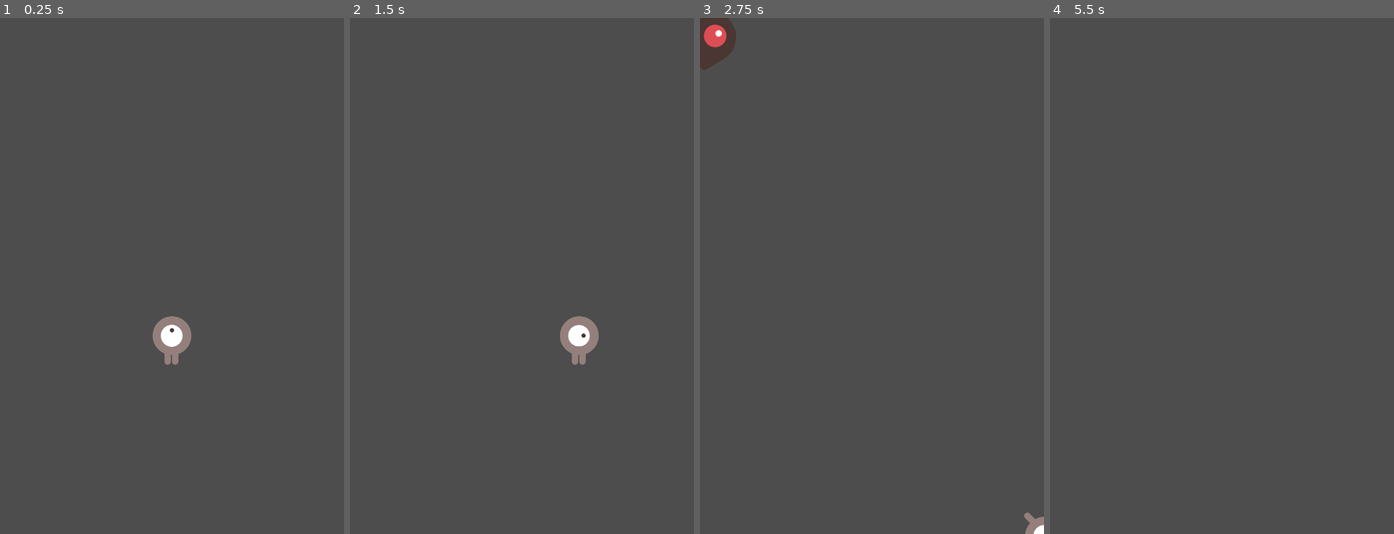
Above: before the commit, frames 1-4 (left to right).
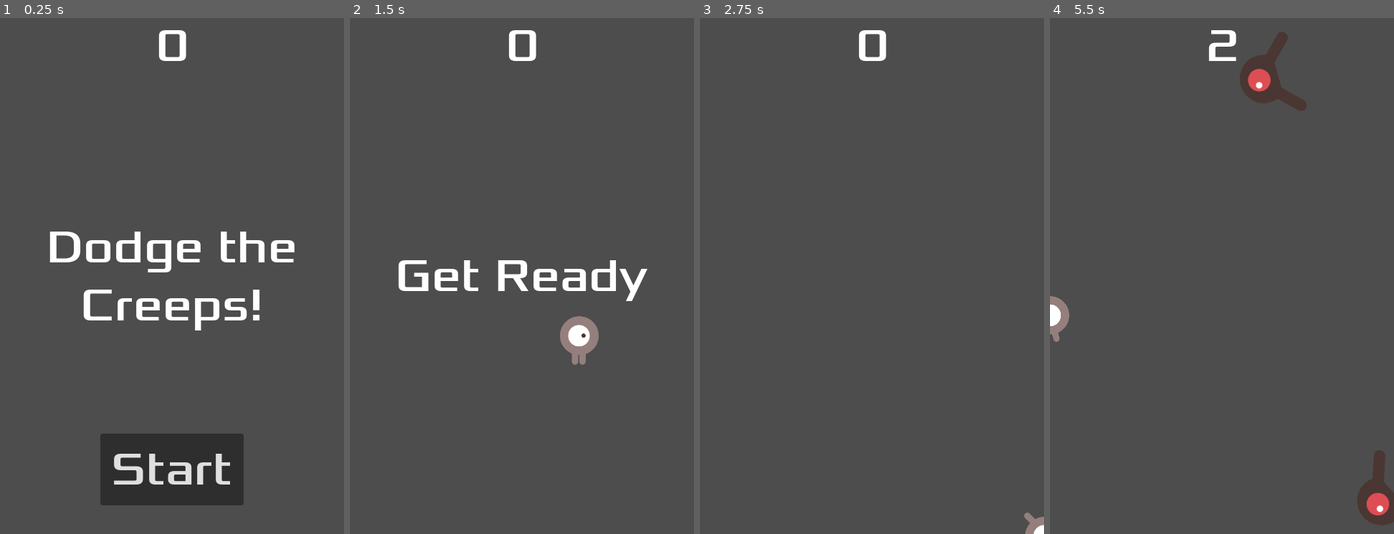
Above: after the commit, the same moments.

Repository: jeniferyu/dodge-the-creeps
Game: Godot game, scene res://main.tscn
Same seed, same stepped clock (60 frames per second), same inputs: the game is played once before the commit and once after it.
Inputs (mouse positions are in pixels of both pictures, inside the frame that each line leads up to):
- Up to frame 1 (0.25 s): no input
- Up to frame 2 (1.5 s): click (522, 472) at 0.5 s, where only the run after the commit has a clickable "Start"; tap Enter at 1.25 s; hold Right (move_right) from 1.28 s (still down)
- Up to frame 3 (2.75 s): release Right (move_right) at 2.03 s; hold Down (move_down) from 2.03 s (still down)
- Up to frame 4 (5.5 s): release Down (move_down) at 2.78 s; hold Right (move_right) 2.78-3.53 s; hold Up (move_up) 3.53-4.28 s; hold Left (move_left) from 4.28 s (still down)

The runs differ from the first frame. In frame 1, 9.7% of the frame differs, in the area x 14-86%, y 2-95%; in frame 2, 2.1%; in frame 3, 1.1%; in frame 4, 2.7%.

Commit message:
HUD scene

Diff:
--- /dev/null
+++ b/hud.gd
@@ -0,0 +1,31 @@
+extends CanvasLayer
+
+# Notifies `Main` node that the button has been pressed
+signal start_game
+
+func show_message(text):
+	$Message.text = text
+	$Message.show()
+	$MessageTimer.start()
+
+func show_game_over():
+	show_message("Game Over")
+	# Wait until the MessageTimer has counted down.
+	await $MessageTimer.timeout
+
+	$Message.text = "Dodge the Creeps!"
+	$Message.show()
+	# Make a one-shot timer and wait for it to finish.
+	await get_tree().create_timer(1.0).timeout
+	$StartButton.show()
+
+func update_score(score):
+	$ScoreLabel.text = str(score)
+
+func _on_start_button_pressed() -> void:
+	$StartButton.hide()
+	start_game.emit()
+
+
+func _on_message_timer_timeout() -> void:
+	$Message.hide()
--- /dev/null
+++ b/hud.tscn
@@ -0,0 +1,63 @@
+[gd_scene load_steps=3 format=3 uid="uid://rgtywid3ntg8"]
+
+[ext_resource type="FontFile" uid="uid://cka3brkx751jw" path="res://fonts/Xolonium-Regular.ttf" id="1_37p78"]
+[ext_resource type="Script" uid="uid://cn443pwjq8a0c" path="res://hud.gd" id="1_64ctp"]
+
+[node name="HUD" type="CanvasLayer"]
+script = ExtResource("1_64ctp")
+
+[node name="ScoreLabel" type="Label" parent="."]
+anchors_preset = 5
+anchor_left = 0.5
+anchor_right = 0.5
+offset_left = -130.5
+offset_right = 130.5
+offset_bottom = 78.0
+grow_horizontal = 2
+theme_override_fonts/font = ExtResource("1_37p78")
+theme_override_font_sizes/font_size = 64
+text = "0"
+horizontal_alignment = 1
+vertical_alignment = 1
+
+[node name="Message" type="Label" parent="."]
+anchors_preset = 8
+anchor_left = 0.5
+anchor_top = 0.5
+anchor_right = 0.5
+anchor_bottom = 0.5
+offset_left = -240.0
+offset_top = -79.5
+offset_right = 240.0
+offset_bottom = 79.5
+grow_horizontal = 2
+grow_vertical = 2
+theme_override_fonts/font = ExtResource("1_37p78")
+theme_override_font_sizes/font_size = 64
+text = "Dodge the Creeps!"
+horizontal_alignment = 1
+vertical_alignment = 1
+autowrap_mode = 2
+
+[node name="StartButton" type="Button" parent="."]
+anchors_preset = 7
+anchor_left = 0.5
+anchor_top = 1.0
+anchor_right = 0.5
+anchor_bottom = 1.0
+offset_left = -100.0
+offset_top = -140.0
+offset_right = 100.0
+offset_bottom = -40.0
+grow_horizontal = 2
+grow_vertical = 0
+theme_override_fonts/font = ExtResource("1_37p78")
+theme_override_font_sizes/font_size = 64
+text = "Start"
+
+[node name="MessageTimer" type="Timer" parent="."]
+wait_time = 2.0
+one_shot = true
+
+[connection signal="pressed" from="StartButton" to="." method="_on_start_button_pressed"]
+[connection signal="timeout" from="MessageTimer" to="." method="_on_message_timer_timeout"]
--- a/main.gd
+++ b/main.gd
@@ -4,16 +4,22 @@
 var score
 
 func _ready():
-	new_game()
+	pass
 
 func game_over() -> void:
 	$ScoreTimer.stop()
 	$MobTimer.stop()
+	$HUD.show_game_over()
 
 func new_game():
 	score = 0
 	$Player.start($StartPosition.position)
 	$StartTimer.start()
+
+	$HUD.update_score(score)
+	$HUD.show_message("Get Ready")
+
+	get_tree().call_group("mobs", "queue_free")
 
 
 func _on_mob_timer_timeout() -> void:
@@ -43,6 +49,7 @@
 
 func _on_score_timer_timeout() -> void:
 	score += 1
+	$HUD.update_score(score)
 
 
 func _on_start_timer_timeout() -> void:
--- a/main.tscn
+++ b/main.tscn
@@ -1,8 +1,9 @@
-[gd_scene load_steps=5 format=3 uid="uid://bxcw3no3uhdre"]
+[gd_scene load_steps=6 format=3 uid="uid://bxcw3no3uhdre"]
 
 [ext_resource type="Script" uid="uid://b5i0g54r2yers" path="res://main.gd" id="1_h2yge"]
 [ext_resource type="PackedScene" uid="uid://vf6jwufe86b0" path="res://player.tscn" id="1_ig7tw"]
 [ext_resource type="PackedScene" uid="uid://b0wxftvllse2b" path="res://mob.tscn" id="2_1bvp3"]
+[ext_resource type="PackedScene" uid="uid://rgtywid3ntg8" path="res://hud.tscn" id="4_1bvp3"]
 
 [sub_resource type="Curve2D" id="Curve2D_0xm2m"]
 _data = {
@@ -35,7 +36,10 @@
 position = Vector2(0, 1)
 rotation = -0.0020833302
 
+[node name="HUD" parent="." instance=ExtResource("4_1bvp3")]
+
 [connection signal="hit" from="Player" to="." method="game_over"]
 [connection signal="timeout" from="MobTimer" to="." method="_on_mob_timer_timeout"]
 [connection signal="timeout" from="ScoreTimer" to="." method="_on_score_timer_timeout"]
 [connection signal="timeout" from="StartTimer" to="." method="_on_start_timer_timeout"]
+[connection signal="start_game" from="HUD" to="." method="new_game"]
--- a/mob.tscn
+++ b/mob.tscn
@@ -48,7 +48,7 @@
 radius = 35.0
 height = 98.0
 
-[node name="Mob" type="RigidBody2D"]
+[node name="Mob" type="RigidBody2D" groups=["mobs"]]
 collision_mask = 0
 gravity_scale = 0.0
 script = ExtResource("1_1qmh0")
Not shown, added: hud.gd.uid
